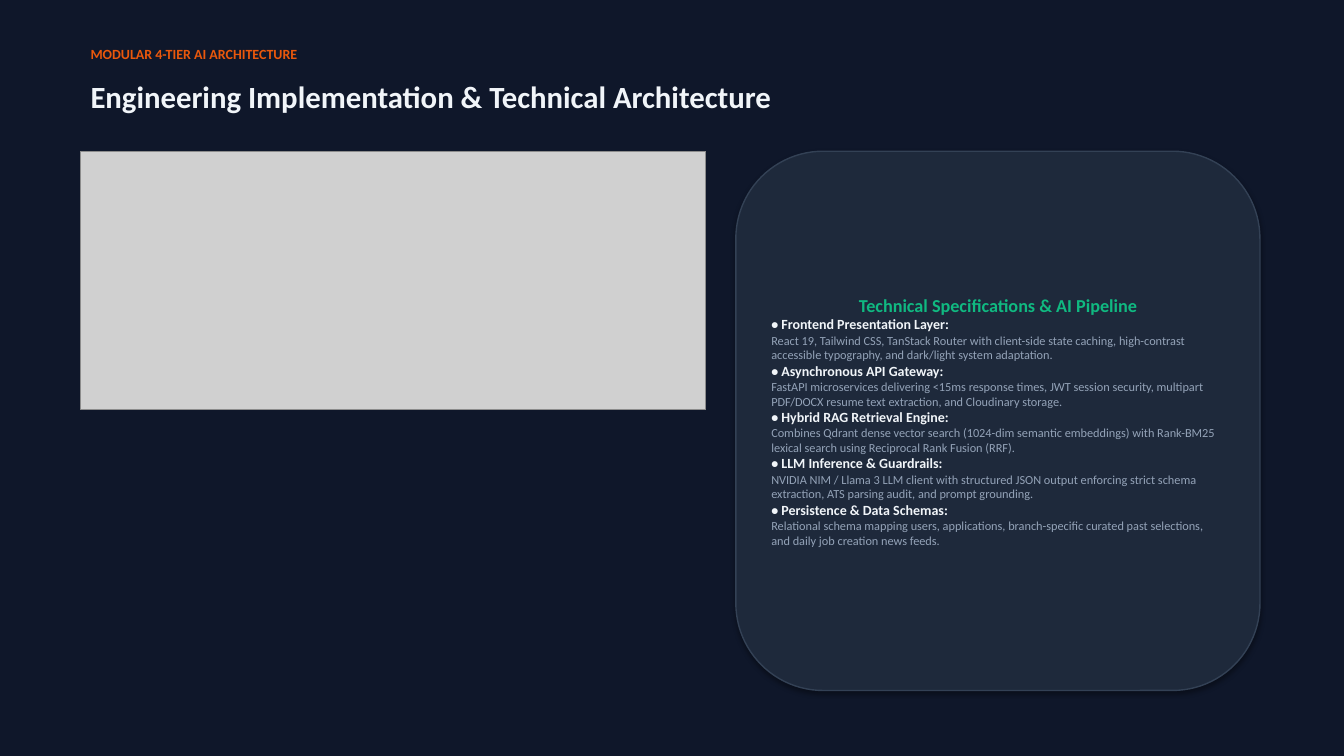
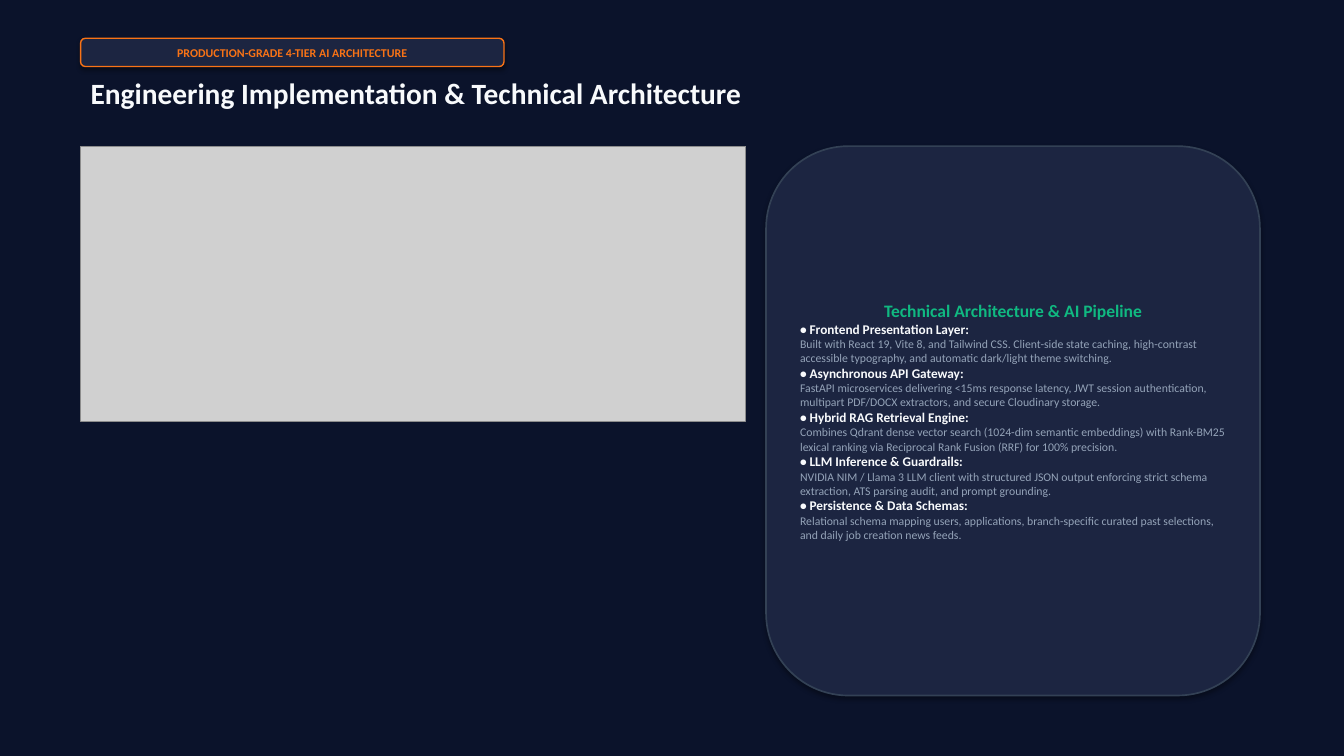
Before and after one commit to shivambhardwaj06/pmintership2.0, a slide deck: slide 6 of PM_Internship_AI_Career_Readiness_Platform.pptx. Drawn at 1344x756 pixels with LibreOffice and Linux fonts; fonts in the diff are those of the drawing; grey boxes stand for pictures. Boxes give left, top, right and bottom in pixels: in the first picture for what was removed or moved away, otherwise in the second. Text is boxed around its words. In the diff, an @@ line names an element or a change of style, - is before the commit and + after.

```diff
--- a/PM_Internship_AI_Career_Readiness_Platform.pptx
+++ b/PM_Internship_AI_Career_Readiness_Platform.pptx
@@ rectangle at bbox=[0, 0, 1344, 756]: fill #0F172A to #0B132B @@
@@ rounded rectangle "PRODUCTION-GRADE 4-TIER AI ARCHITECTURE": place and size @@
-rounded rectangle "PRODUCTION-GRADE 4-TIER AI ARCHITECTURE" at bbox=[91, 50, 297, 59]
+rounded rectangle "PRODUCTION-GRADE 4-TIER AI ARCHITECTURE" at bbox=[81, 38, 504, 67]
@@ rounded rectangle "PRODUCTION-GRADE 4-TIER AI ARCHITECTURE" at bbox=[81, 38, 504, 67]: vertical alignment top to middle; fill none to #1C2541; outline none to #F97316 1 pt; shadow on @@
@@ text in rounded rectangle at bbox=[177, 49, 407, 57]: text changed; size 10 to 8.5 pt; text colour #EA580C to #F97316 @@
-MODULAR 4-TIER AI ARCHITECTURE
+PRODUCTION-GRADE 4-TIER AI ARCHITECTURE
@@ text "Engineering Implementation & Technical Architecture" at bbox=[91, 83, 741, 109]: size 22 to 21 pt, text colour #F1F5F9 to #F8FAFC @@
@@ picture: place and size @@
-picture at bbox=[81, 151, 706, 410]
+picture at bbox=[81, 146, 746, 421]
@@ rounded rectangle "Technical Architecture & AI Pipeline": place and size @@
-rounded rectangle "Technical Architecture & AI Pipeline" at bbox=[736, 151, 1260, 691]
+rounded rectangle "Technical Architecture & AI Pipeline" at bbox=[766, 146, 1260, 696]
@@ rounded rectangle "Technical Architecture & AI Pipeline" at bbox=[766, 146, 1260, 696]: fill #1E293B to #1C2541; outline #334155 1 pt to #334155 1.2 pt @@
@@ text in rounded rectangle at bbox=[800, 324, 1213, 541]: size 10 to 9.5 pt, text colour #F1F5F9 to #F8FAFC in "• Frontend Presentation Layer:", "• Asynchronous API Gateway:", "• Hybrid RAG Retrieval Engine:", "• LLM Inference & Guardrails:" and 1 more places; size 8.8 to 8.4 pt in "NVIDIA NIM / Llama 3 LLM client ...", "Relational schema mapping users, applications, branch-specif ..." @@
@@ text in rounded rectangle at bbox=[884, 304, 1142, 320]: text changed; size 13 to 12.5 pt @@
-Technical Specifications & AI Pipeline
+Technical Architecture & AI Pipeline
@@ text in rounded rectangle at bbox=[800, 340, 1197, 364]: text changed; size 8.8 to 8.4 pt @@
-React 19, Tailwind CSS, TanStack Router with client-side state caching, high-contrast accessible typography, and dark/light system adaptation.
+Built with React 19, Vite 8, and Tailwind CSS. Client-side state caching, high-contrast accessible typography, and automatic dark/light theme switching.
@@ text in rounded rectangle at bbox=[800, 384, 1207, 408]: text changed; size 8.8 to 8.4 pt @@
-FastAPI microservices delivering <15ms response times, JWT session security, multipart PDF/DOCX resume text extraction, and Cloudinary storage.
+FastAPI microservices delivering <15ms response latency, JWT session authentication, multipart PDF/DOCX extractors, and secure Cloudinary storage.
@@ text in rounded rectangle at bbox=[800, 428, 1225, 453]: text changed; size 8.8 to 8.4 pt @@
-Combines Qdrant dense vector search (1024-dim semantic embeddings) with Rank-BM25 lexical search using Reciprocal Rank Fusion (RRF).
+Combines Qdrant dense vector search (1024-dim semantic embeddings) with Rank-BM25 lexical ranking via Reciprocal Rank Fusion (RRF) for 100% precision.
```
Also in this commit, not shown: 6 other slides changed, 8 other files.
